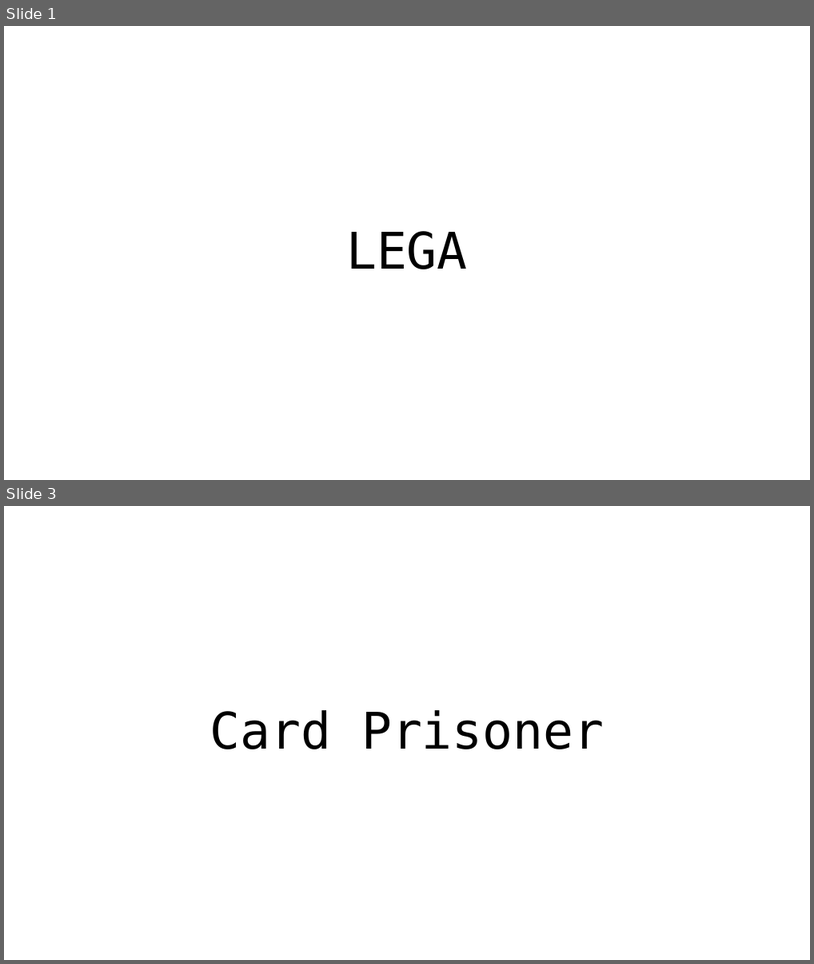
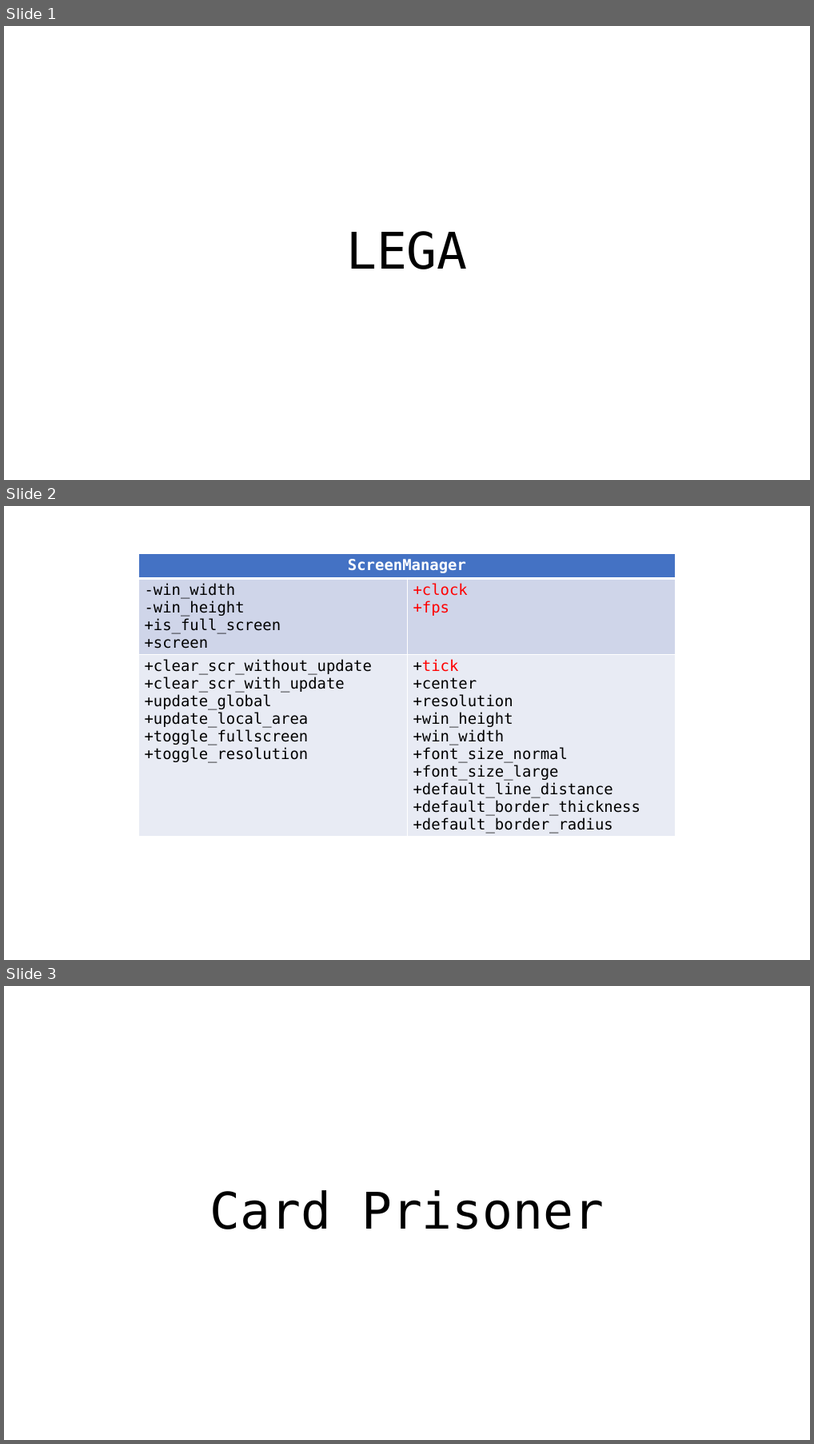
Before and after one commit to wertolf/pygame-boy-advance, a slide deck: docs/UML.pptx. Shown one above the other, each under a label of ours: slides 1 and 3 before the commit, slides 1, 2 and 3 after it; the slides between them are not shown. The pictures are 814x964 and 814x1444 pixels, drawn with LibreOffice and Linux fonts; fonts in the diff are those of the drawing. Boxes give left, top, right and bottom in pixels: in the first picture for what was removed or moved away, otherwise in the second. Text is boxed around its words. In the diff, an @@ line names an element or a change of style, - is before the commit and + after.

Commit message:
Checkpoint (2024-07-17 16:58)
* 绘制 ScreenManager 的 UML 类图
* 实现了一个简易的 toggle_resolution

```diff
--- a/docs/UML.pptx
+++ b/docs/UML.pptx
@@ slide 2 added at [4,506,810,960], background #FFFFFF @@
@@ table added at [138,554,675,844], 3 rows, 2 columns @@
+ScreenManager | 
+-win_width / -win_height / +is_full_screen / +screen | +clock / +fps
++clear_scr_without_update / +clear_scr_with_update / +update_global / +update_local_area / +toggle_fullscreen / +toggle_resolution | +tick / +center / +resolution / +win_height / +win_width / +font_size_normal / +font_size_large / +default_line_distance / +default_border_thickness / +default_border_radius
```
Also in this commit, not shown: 1 slide removed, 7 other files.
